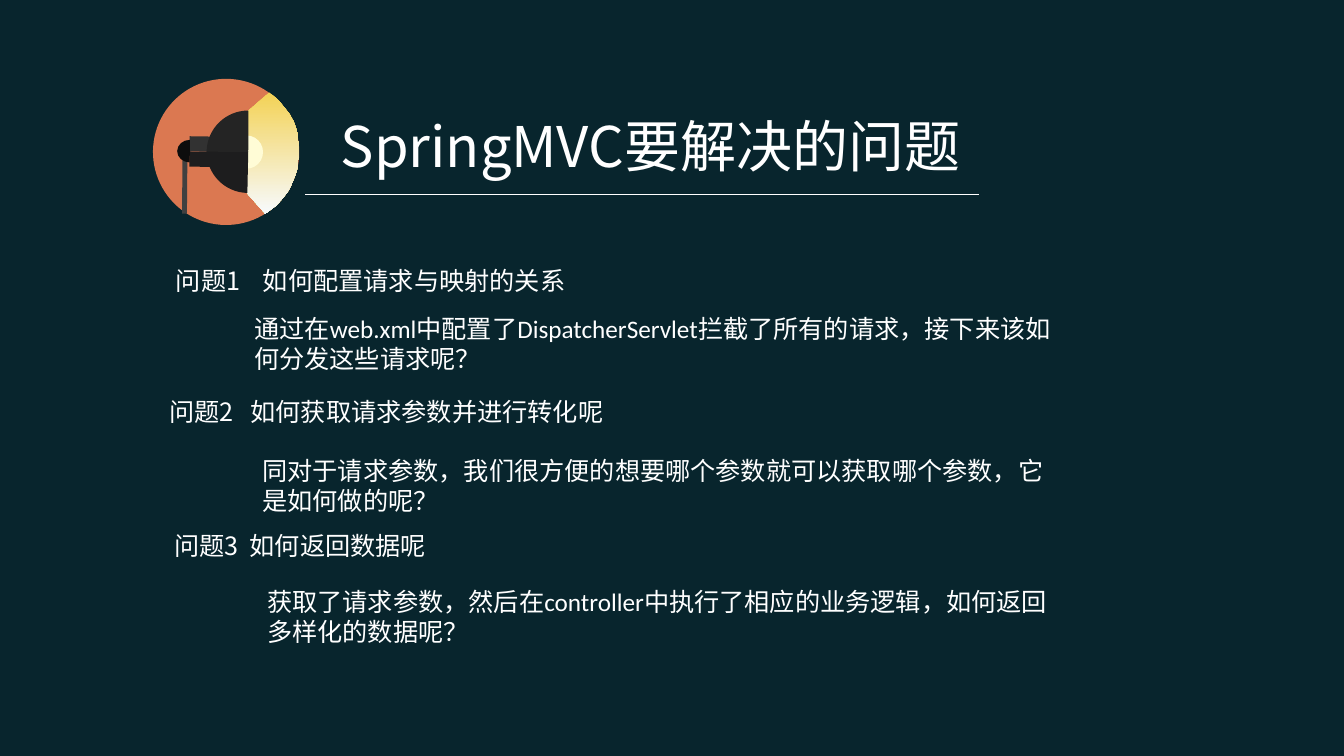
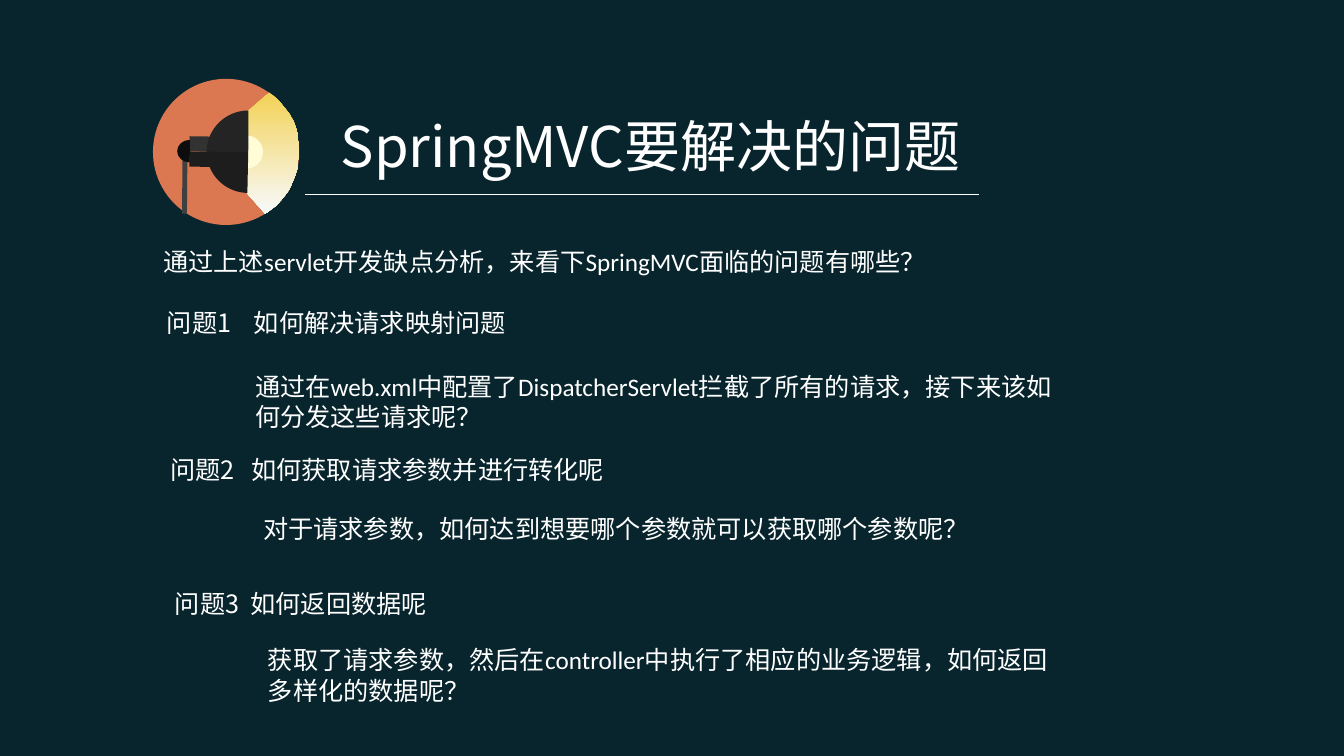
Before and after one commit to pingpangkuangmo/blog, a slide deck: slide 8 of 2015-4/SpringMVC的设计分享.ppt. Drawn at 1344x756 pixels with LibreOffice and Linux fonts; fonts in the diff are those of the drawing. Boxes give left, top, right and bottom in pixels: in the first picture for what was removed or moved away, otherwise in the second. Text is boxed around its words. In the diff, an @@ line names an element or a change of style, - is before the commit and + after.

Commit message:
SpringMVC ppt进行中

```diff
--- a/2015-4/SpringMVC的设计分享.ppt
+++ b/2015-4/SpringMVC的设计分享.ppt
@@ text added at (163,249,925,276), 18 pt, text #FFFFFF @@
+通过上述servlet开发缺点分析，来看下SpringMVC面临的问题有哪些？
@@ text at (167,310,506,334): text changed @@
-问题1 如何配置请求与映射的关系
+问题1 如何解决请求映射问题
@@ 3 texts: place and size @@
-3 texts at (169,316,1051,643)
+3 texts at (170,374,1052,702)
@@ text at (263,516,969,541): text changed @@
-同对于请求参数，我们很方便的想要哪个参数就可以获取哪个参数，它是如何做的呢？
+对于请求参数，如何达到想要哪个参数就可以获取哪个参数呢？
@@ text "问题3 如何返回数据呢": place and size @@
-text "问题3 如何返回数据呢" at (174,533,426,557)
+text "问题3 如何返回数据呢" at (175,591,427,615)
```
Also in this commit, not shown: 4 other slides changed, 6 slides added, 1 slide removed.
